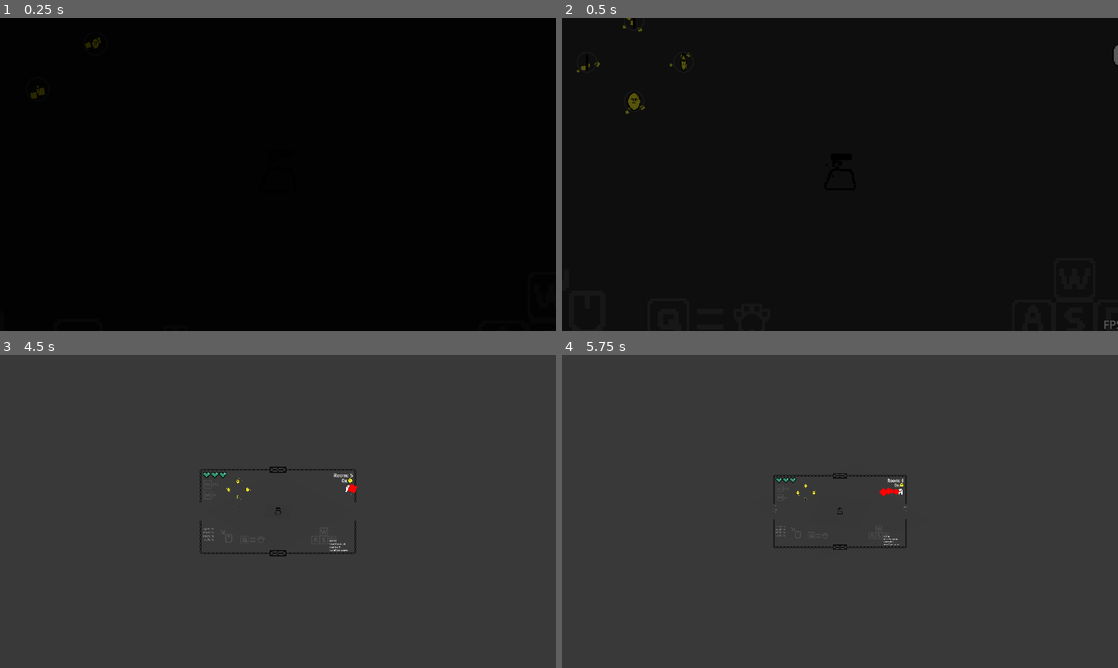
Above: before the commit, frames 1-4 (two rows, left to right).
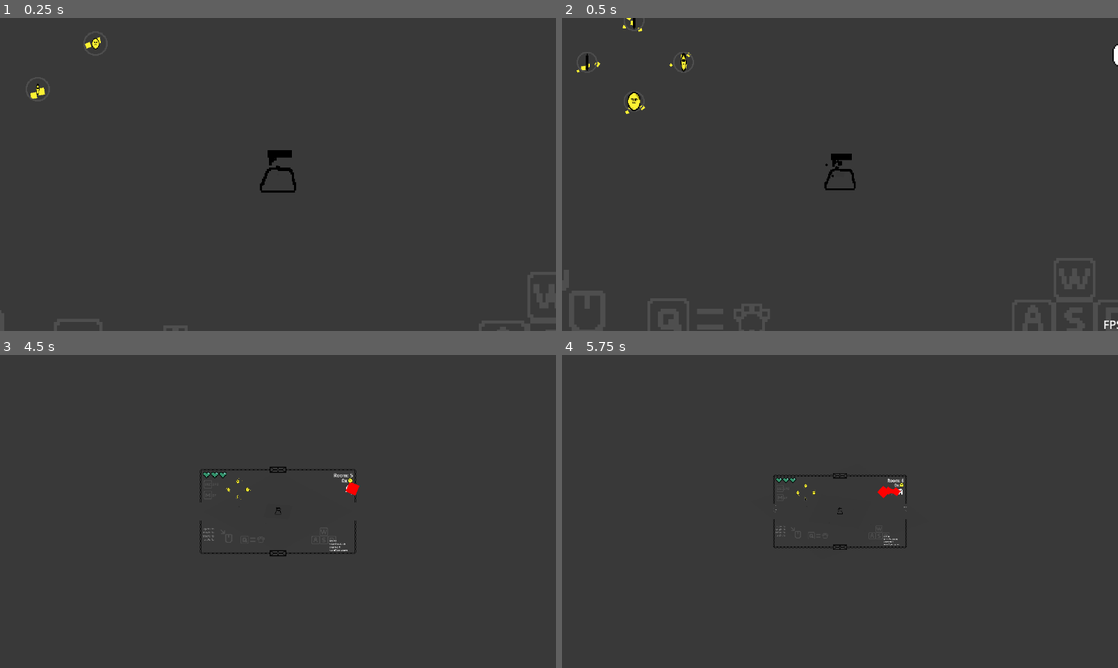
Above: after the commit, the same moments.

Repository: Jurgwem/roguelike
Game: Godot game, scene res://SCENES/game.tscn
Same seed, same stepped clock (60 frames per second), same inputs: the game is played once before the commit and once after it. This scene is started directly instead of the project's main scene.
Inputs (mouse positions are in pixels of both pictures, inside the frame that each line leads up to):
- Up to frame 1 (0.25 s): no input
- Up to frame 2 (0.5 s): no input
- Up to frame 3 (4.5 s): move the mouse to (400, 495) at 0.52 s; press the mouse at (400, 495) at 0.53 s; hold D (right) 0.53-2.03 s; tap Up (debugRoomUp) at 0.77, 1.52, 3.02, 3.77 s; move the mouse to (166, 527) at 1.27 s; release the mouse at (166, 527) at 1.28 s; tap Q (unequip) at 1.35, 2.85, 4.35 s; move the mouse to (333, 442) at 2.02 s; press the mouse at (333, 442) at 2.03 s; hold A (left) 2.03-2.78 s; move the mouse to (250, 574) at 2.77 s; release the mouse at (250, 574) at 2.78 s; hold D (right) 2.78-4.28 s; move the mouse to (444, 558) at 3.52 s; press the mouse at (444, 558) at 3.53 s; tap M (map) at 4.15 s; move the mouse to (111, 464) at 4.27 s; release the mouse at (111, 464) at 4.28 s; hold A (left) from 4.28 s (still down)
- Up to frame 4 (5.75 s): tap Up (debugRoomUp) at 4.52 s; move the mouse to (867, 511) at 5.02 s; release A (left) at 5.03 s; press the mouse at (867, 511) at 5.03 s; hold D (right) from 5.03 s (still down)

The runs differ from the first frame. In frame 1, 100% of the frame differs, in the area x 0-100%, y 0-100%; in frame 2, 100%; in frame 3, less than 0.1%; in frame 4, less than 0.1%.

Commit message:
fixed map again again

Diff:
--- a/SCENES/game.tscn
+++ b/SCENES/game.tscn
@@ -18,7 +18,7 @@
 [ext_resource type="Texture2D" uid="uid://ddjqoujmr16hc" path="res://UI/map.png" id="13_xr5jt"]
 [ext_resource type="PackedScene" uid="uid://bavjkvv08edv6" path="res://LOOT/gun.tscn" id="15_qe2xy"]
 [ext_resource type="LabelSettings" uid="uid://c8syjpqm7x16j" path="res://UI/inGameUI.tres" id="16_j8uht"]
-[ext_resource type="LabelSettings" uid="uid://bvsa3n0y476yd" path="res://SCENES/BossUI.tres" id="18_nowuo"]
+[ext_resource type="LabelSettings" uid="uid://bvsa3n0y476yd" path="res://UI/BossUI.tres" id="18_nowuo"]
 
 [sub_resource type="CircleShape2D" id="CircleShape2D_h4wmw"]
 radius = 8.39571
@@ -193,7 +193,7 @@
 initial_velocity_max = 16.0
 gravity = Vector3(0, 0, 0)
 scale_min = 32.0
-scale_max = 64.0
+scale_max = 96.0
 scale_curve = SubResource("CurveTexture_lgl1i")
 color = Color(1, 0, 0, 1)
 
@@ -908,6 +908,7 @@
 [node name="roomContainer" type="Node2D" parent="."]
 
 [node name="overlay" type="Sprite2D" parent="."]
+visible = false
 z_index = 100
 position = Vector2(2.00001, -2.49999)
 scale = Vector2(41.5625, 22.6094)
--- a/SCRIPTS/player.gd
+++ b/SCRIPTS/player.gd
@@ -43,8 +43,10 @@
 	xvel *= (slowdown ** slideMod);
 
 	if devCam:
+		$mapPart.visible = true;
 		$mapPart.emitting = true;
 	else:
+		$mapPart.visible = false;
 		$mapPart.emitting = false;
 
 	var color : float = lerp(modulate.g, 1.0, 3.2 * _delta);
--- a/SCRIPTS/room.gd
+++ b/SCRIPTS/room.gd
@@ -228,13 +228,17 @@
 		#NORMAL FIGHT ROOM
 		if player.devCam:
 			if selfType == "shop":
+				$SHOP/mapPart.visible = true;
 				$SHOP/mapPart.emitting = true;
 			elif selfType == "gamble":
+				$GAMBLE/mapPart.visible = true;
 				$GAMBLE/mapPart.emitting = true;
 		else:
 			if selfType == "shop":
+				$SHOP/mapPart.visible = false;
 				$SHOP/mapPart.emitting = false;
 			elif selfType == "gamble":
+				$GAMBLE/mapPart.visible = false;
 				$GAMBLE/mapPart.emitting = false;
 
 		if !spawnedLoot and gm.enemyCount == 0 and gm.roomType == "enemy":
--- a/project.godot
+++ b/project.godot
@@ -29,6 +29,10 @@
 window/size/viewport_height=720
 window/stretch/mode="viewport"
 mouse_cursor/custom_image="res://UI/pointer.png"
+
+[filesystem]
+
+import/blender/enabled=false
 
 [global_group]
 
Renamed: SCENES/BossUI.tres -> UI/BossUI.tres
